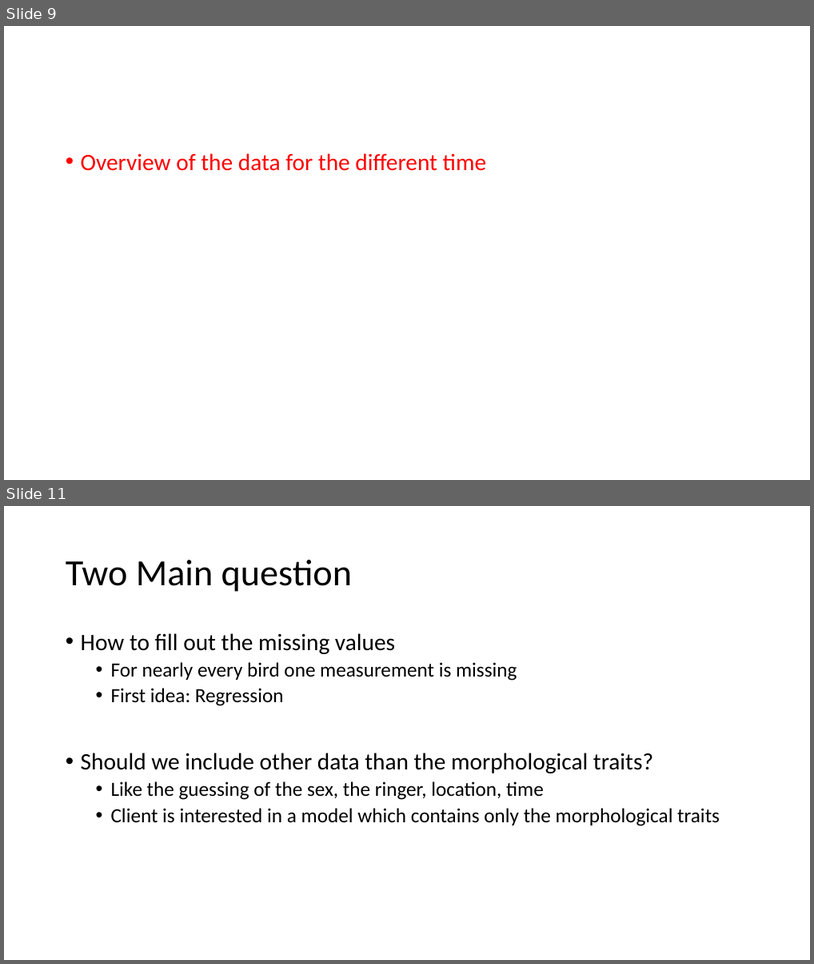
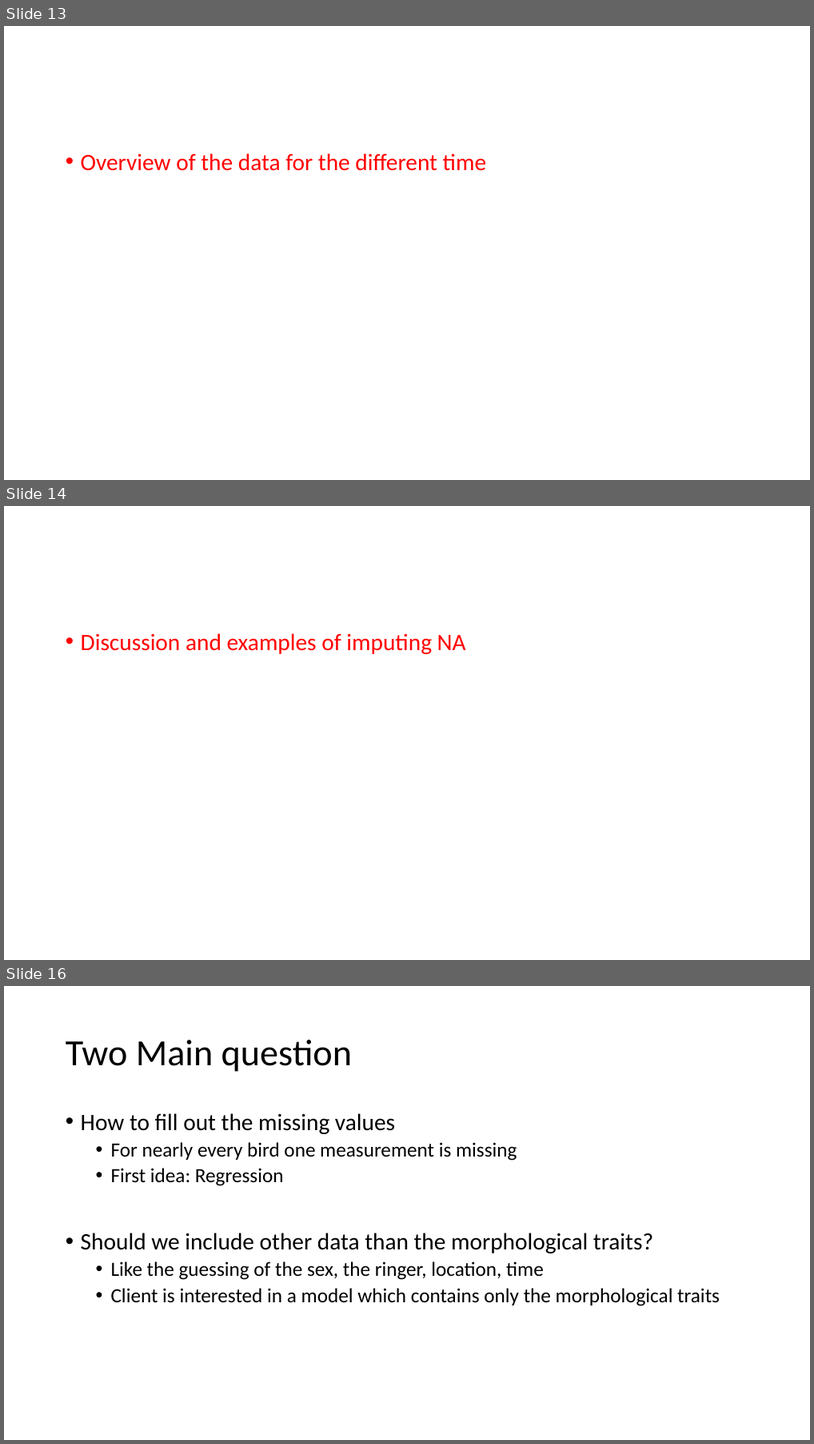
Before and after one commit to AlderCoder/Snow-finches, a slide deck: initial presentation.pptx. Shown one above the other, each under a label of ours: slides 9 and 11 before the commit, slides 13, 14 and 16 after it; the slides between them are not shown. The pictures are 814x964 and 814x1444 pixels, drawn with LibreOffice and Linux fonts; fonts in the diff are those of the drawing. Boxes give left, top, right and bottom in pixels: in the first picture for what was removed or moved away, otherwise in the second. Text is boxed around its words. In the diff, an @@ line names an element or a change of style, - is before the commit and + after.

```diff
--- a/initial presentation.pptx
+++ b/initial presentation.pptx
@@ slide 14 added at box(4, 506, 810, 960), background #FFFFFF @@
@@ text added at box(81, 633, 466, 654), 28 pt, text #FF0000 @@
+• Discussion and examples of imputing NA
@@ what was slide 9 is now slide 13 @@
@@ what was slide 11 is now slide 16 @@
```
Also in this commit, not shown: 7 other slides added, 3 slides removed, 1 other file.
